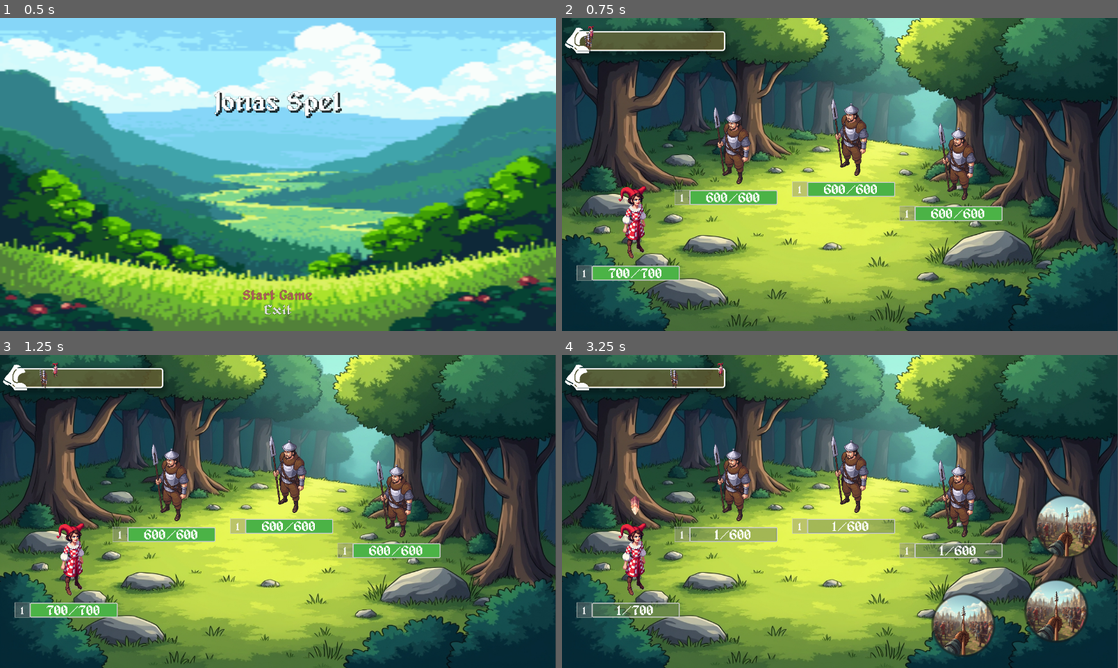
Above: before the commit, frames 1-4 (two rows, left to right).
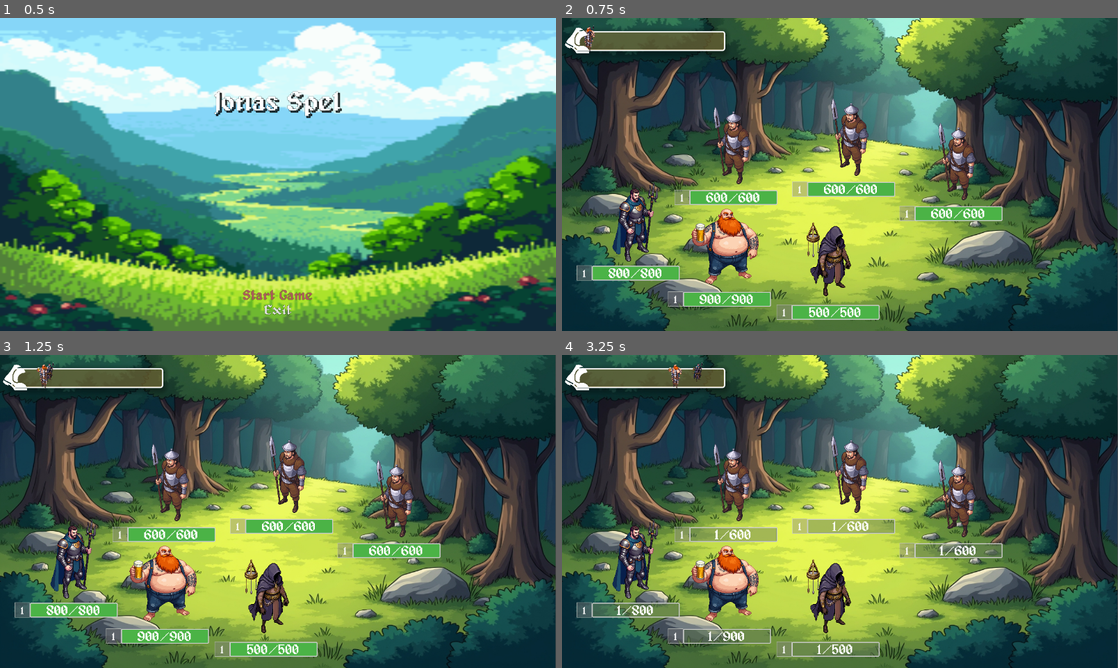
Above: after the commit, the same moments.

Repository: Pensho/Champ_Collector_2
Game: Godot game, scene res://Scenes/main.tscn
Same seed, same stepped clock (60 frames per second), same inputs: the game is played once before the commit and once after it.
Inputs (mouse positions are in pixels of both pictures, inside the frame that each line leads up to):
- Up to frame 1 (0.5 s): no input
- Up to frame 2 (0.75 s): click "Start Game" at 0.5 s
- Up to frame 3 (1.25 s): no input
- Up to frame 4 (3.25 s): click (634, 558) at 1.27 s; hold M 2.03-2.78 s; hold A from 2.78 s (still down); tap M at 2.85 s

Frame 1 is identical in both runs. In frame 2, 5.6% of the frame differs, in the area x 3-58%, y 2-97%; in frame 3, 5.7%; in frame 4, 10%, in the area x 9-97%, y 2-97%.

Commit message:
Added bases for 2 new roles
Added a base for the roles:
Herald of the loom
Bar Brawler

Diff:
--- /dev/null
+++ b/Data/Character_Player_Variants/Bar_Brawler.tres
@@ -0,0 +1,26 @@
+[gd_resource type="Resource" script_class="CharacterPreset" load_steps=4 format=3 uid="uid://dnup7y7ax8jck"]
+
+[ext_resource type="Script" uid="uid://glh06y3wvchj" path="res://Scripts/Character/skill_data.gd" id="1_ct0uv"]
+[ext_resource type="Script" uid="uid://ftdwxfh8y3n1" path="res://Scripts/Character/character_preset.gd" id="2_dhkqx"]
+[ext_resource type="Resource" uid="uid://dvgwxvsovsldc" path="res://Data/Character_Skill_Variants/Stab.tres" id="2_f0b57"]
+
+[resource]
+script = ExtResource("2_dhkqx")
+_name = "Bar Brawler"
+_texture = "res://Assets/Champ Collector/Creatures/Bar brawler/Bar_Brawler_0004.png"
+_rarity = 0
+_faction = 1
+_role = 14
+_skills = Array[ExtResource("1_ct0uv")]([ExtResource("2_f0b57"), ExtResource("2_f0b57"), ExtResource("2_f0b57")])
+_health = 90
+_speed = 40
+_attack = 60
+_defence = 50
+_accuracy = 40
+_resistance = 70
+_mysticism = 10
+_knowledge = 0
+_pressence = 20
+_critChance = 5
+_critDamage = 1.5
+metadata/_custom_type_script = "uid://ftdwxfh8y3n1"
--- /dev/null
+++ b/Data/Character_Player_Variants/Herald_of_the_loom.tres
@@ -0,0 +1,26 @@
+[gd_resource type="Resource" script_class="CharacterPreset" load_steps=4 format=3 uid="uid://cg7ffffaaw1hy"]
+
+[ext_resource type="Script" uid="uid://glh06y3wvchj" path="res://Scripts/Character/skill_data.gd" id="1_cgy53"]
+[ext_resource type="Resource" uid="uid://dvgwxvsovsldc" path="res://Data/Character_Skill_Variants/Stab.tres" id="2_5jncj"]
+[ext_resource type="Script" uid="uid://ftdwxfh8y3n1" path="res://Scripts/Character/character_preset.gd" id="2_uspd6"]
+
+[resource]
+script = ExtResource("2_uspd6")
+_name = "Herald of the loom"
+_texture = "res://Assets/Champ Collector/Creatures/Herald_of_the_loom/Herald_of_the_loom_0004.png"
+_rarity = 2
+_faction = 3
+_role = 16
+_skills = Array[ExtResource("1_cgy53")]([ExtResource("2_5jncj"), ExtResource("2_5jncj"), ExtResource("2_5jncj")])
+_health = 50
+_speed = 50
+_attack = 30
+_defence = 40
+_accuracy = 40
+_resistance = 30
+_mysticism = 70
+_knowledge = 10
+_pressence = 60
+_critChance = 5
+_critDamage = 1.5
+metadata/_custom_type_script = "uid://ftdwxfh8y3n1"
--- a/Scripts/Character/character_preset.gd
+++ b/Scripts/Character/character_preset.gd
@@ -21,7 +21,7 @@
 @export var _mysticism: int = 0
 @export var _knowledge: int = 0
 @export var _pressence: int = 0
-@export var _critChance: int = 0
-@export var _critDamage: float = 0.0
+@export var _critChance: int = 5
+@export var _critDamage: float = 1.5
 
 @warning_ignore_restore("unused_private_class_variable")
--- a/Scripts/common_enums.gd
+++ b/Scripts/common_enums.gd
@@ -5,7 +5,7 @@
 	Common,
 	Uncommon,
 	Rare,
-	Unique,
+	Epic,
 	Legendary,
 	Relic, # Items only
 }
@@ -30,11 +30,14 @@
 	Scholar,
 	Diviner,
 	Appraiser,
-	Strategist,
+	Tactician,
 	Symbiote,
 	Jester,
 	Cultist,
 	Generic_Enemy,
+	Bar_Brawler,
+	Bloodmage,
+	Herald_of_the_loom,
 }
 
 enum Slot
--- a/Scripts/main.gd
+++ b/Scripts/main.gd
@@ -5,6 +5,8 @@
 
 const KNIGHT = preload("res://Data/Character_Player_Variants/Knight.tres")
 const JESTER = preload("res://Data/Character_Player_Variants/Jester.tres")
+const BAR_BRAWLER = preload("res://Data/Character_Player_Variants/Bar_Brawler.tres")
+const HERALD_OF_THE_LOOM = preload("res://Data/Character_Player_Variants/Herald_of_the_loom.tres")
 
 func _ready() -> void:
 	_current_scene = get_tree().root.get_child(-1)
@@ -13,9 +15,9 @@
 	add_child(_character_collection)
 	var context_container: ContextContainer = ContextContainer.new()
 
-	#_character_collection.Add(KNIGHT.duplicate(true))
-	_character_collection.Add(JESTER.duplicate(true))
-	#_character_collection.Add(JESTER.duplicate(true))
+	_character_collection.Add(KNIGHT.duplicate(true))
+	_character_collection.Add(BAR_BRAWLER.duplicate(true))
+	_character_collection.Add(HERALD_OF_THE_LOOM.duplicate(true))
 
 	var all_chars = _character_collection.GetAllCharacters()
 	for key in all_chars.keys():
Binary file added: Assets/Champ Collector/Creatures/Herald_of_the_loom/Herald_of_the_loom_0001.png
Not shown, added: Assets/Champ Collector/Creatures/Herald_of_the_loom/Herald_of_the_loom_0001.png.import
Binary file added: Assets/Champ Collector/Creatures/Herald_of_the_loom/Herald_of_the_loom_0002.png
Not shown, added: Assets/Champ Collector/Creatures/Herald_of_the_loom/Herald_of_the_loom_0002.png.import
Binary file added: Assets/Champ Collector/Creatures/Herald_of_the_loom/Herald_of_the_loom_0003.png
Not shown, added: Assets/Champ Collector/Creatures/Herald_of_the_loom/Herald_of_the_loom_0003.png.import
Binary file added: Assets/Champ Collector/Creatures/Herald_of_the_loom/Herald_of_the_loom_0004.png
Not shown, added: Assets/Champ Collector/Creatures/Herald_of_the_loom/Herald_of_the_loom_0004.png.import
Not shown, added: Assets/Champ Collector/Creatures/Herald_of_the_loom/prompt.txt
